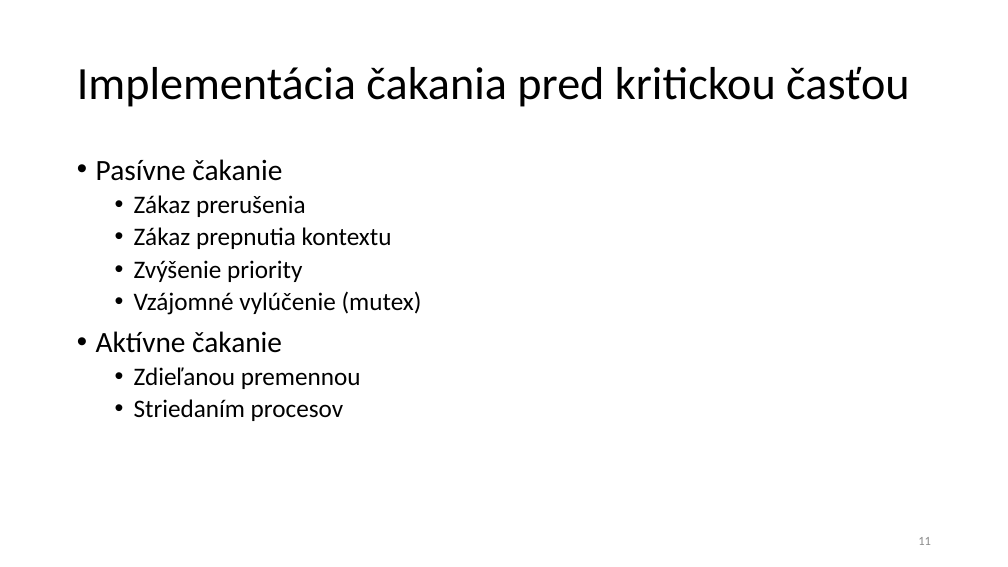
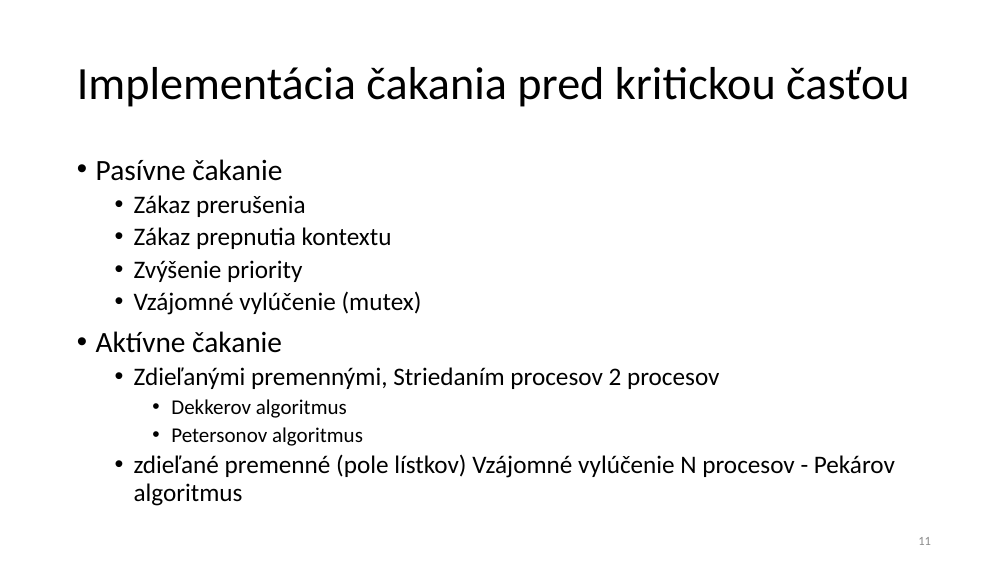
Before and after one commit to jb23lm87/OS-prednasky, a slide deck: slide 11 of OS 2 Úvod do paralélnych procesov a synchronizácie.pptx. Drawn at 1008x567 pixels with LibreOffice and Linux fonts; fonts in the diff are those of the drawing. Boxes give left, top, right and bottom in pixels: in the first picture for what was removed or moved away, otherwise in the second. Text is boxed around its words. In the diff, an @@ line names an element or a change of style, - is before the commit and + after.

```diff
--- a/OS 2 Úvod do paralélnych procesov a synchronizácie.pptx
+++ b/OS 2 Úvod do paralélnych procesov a synchronizácie.pptx
@@ text at [134,367,895,506]: text changed @@
-  • Zdieľanou premennou
-  • Striedaním procesov
+  • Zdieľanými premennými, Striedaním procesov 2 procesov
+    • Dekkerov algoritmus
+    • Petersonov algoritmus
+  • zdieľané premenné (pole lístkov) Vzájomné vylúčenie N procesov - Pekárov algoritmus
```
Also in this commit, not shown: 13 other slides changed, 7 slides added, 8 slides removed.
